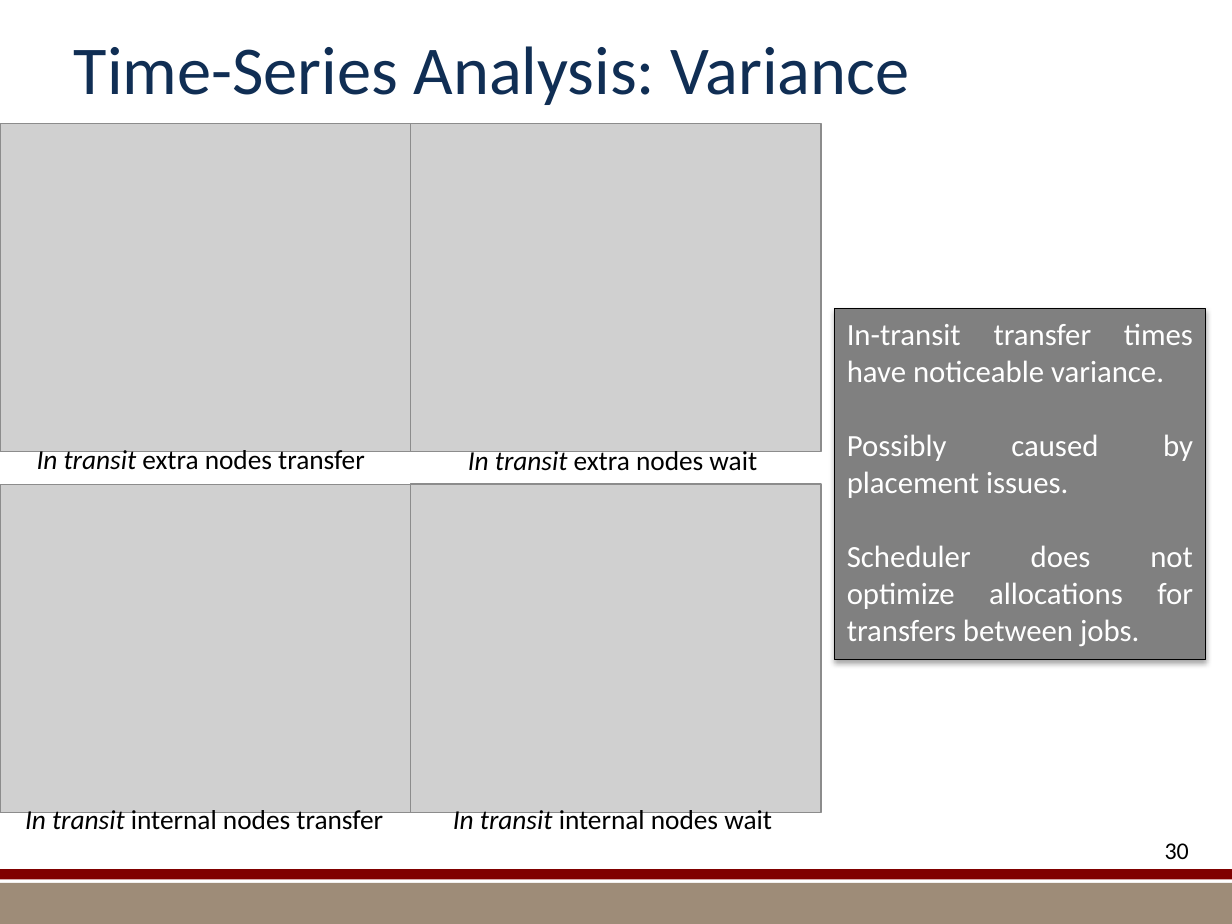
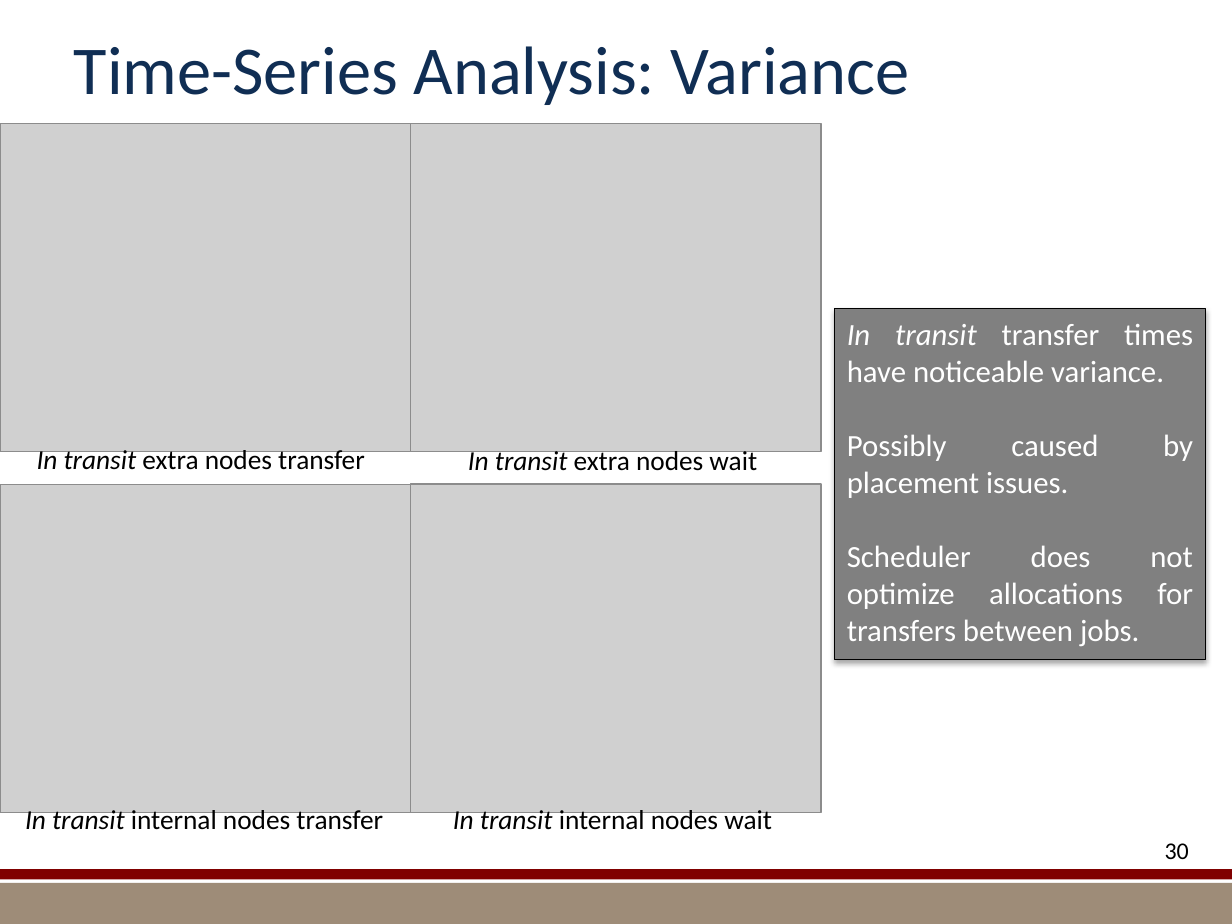
Before and after one commit to kmorel-papers/MilestoneFY13, a slide deck: slide 30 of Summary/SummarySlides.pptx. Drawn at 1232x924 pixels with LibreOffice and Linux fonts; fonts in the diff are those of the drawing; grey boxes stand for pictures; background and template pictures are left out. Boxes give left, top, right and bottom in pixels: in the first picture for what was removed or moved away, otherwise in the second. Text is boxed around its words. In the diff, an @@ line names an element or a change of style, - is before the commit and + after.

Commit message:
Make use of in situ and in transit words consistent.
In all cases they are not hyphenated and italicized.

```diff
--- a/Summary/SummarySlides.pptx
+++ b/Summary/SummarySlides.pptx
@@ text in rectangle at (x1=847, y1=324, x2=1193, y2=382): text changed @@
-In-transit transfer times have noticeable variance.
+In transit transfer times have noticeable variance.
```
Also in this commit, not shown: 12 other slides changed.
